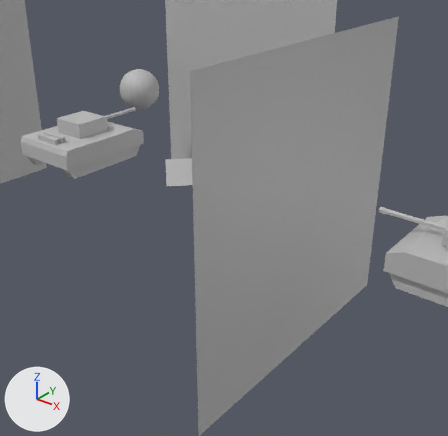
Two versions of the FBX model Game/res/i/scene.fbx, one commit apart.
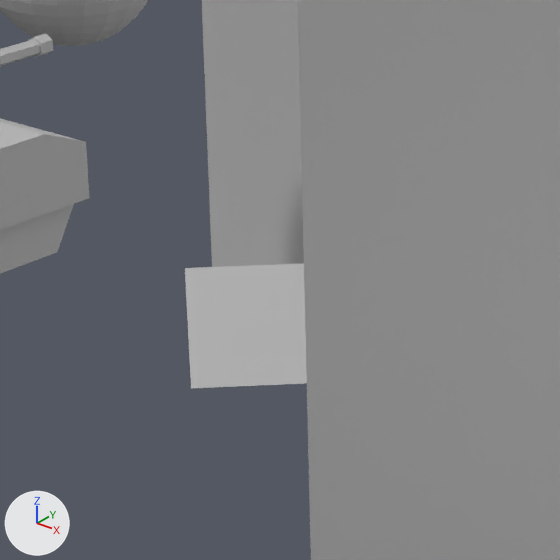
There are two pictures of each version: one from a 50 mm lens placed at (0.1851, -0.1453, 0.0784), pointed at (0.0658, 0.0039, -0.0141), one close up on the part from 28% to 56% of the width and 23% to 52% of the height. Lighting does not change. The marker at lower left points along +X, +Y and +Z. Where no turn or scale is listed for an object, it has been applied to the vertices.

Objects in the first close-up: 'BaseTanke', 'Sphere1', 'bsp', 'bsp_plano1', 'bsp_plano2', 'scenaOBJ:TankeBaseCanonCanon'.
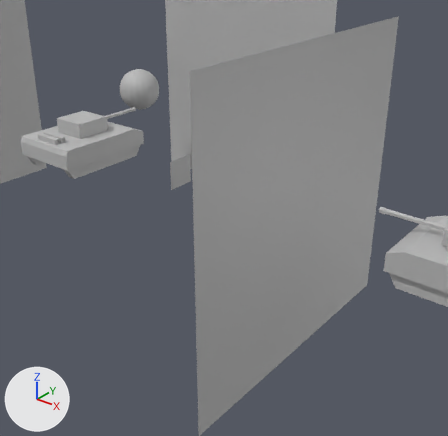
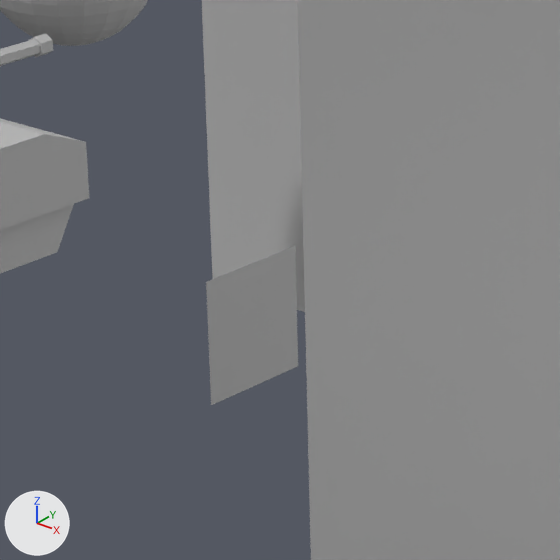
Changed parts and their boxes [x1, y1, x2, y2] in the close-ups (560 x 560 px):
```json
{"object": "bsp", "change": "turned", "before": [185, 263, 307, 388], "after": [206, 246, 298, 405]}
```

The change, as JSON lines over the scene's bpy script:
```json
{"op": "set", "path": "ob_bsp.rotation_euler", "old": "(2.356, 0.0, 0.785)", "new": "(1.571, -1.571, 0.0)", "note": "degrees (135, 0, 45) -> degrees (90, -90, 0)"}
```
